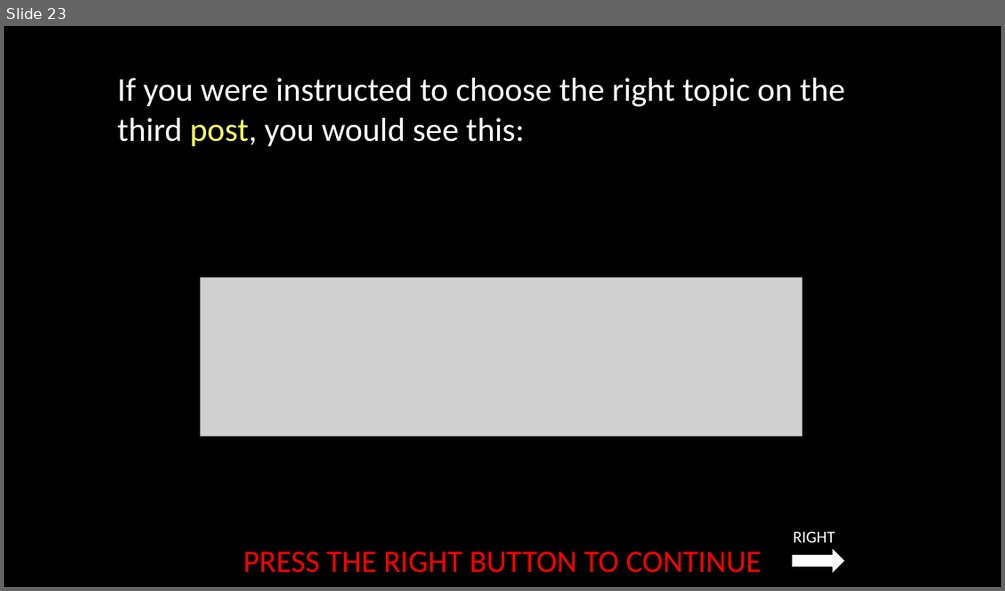
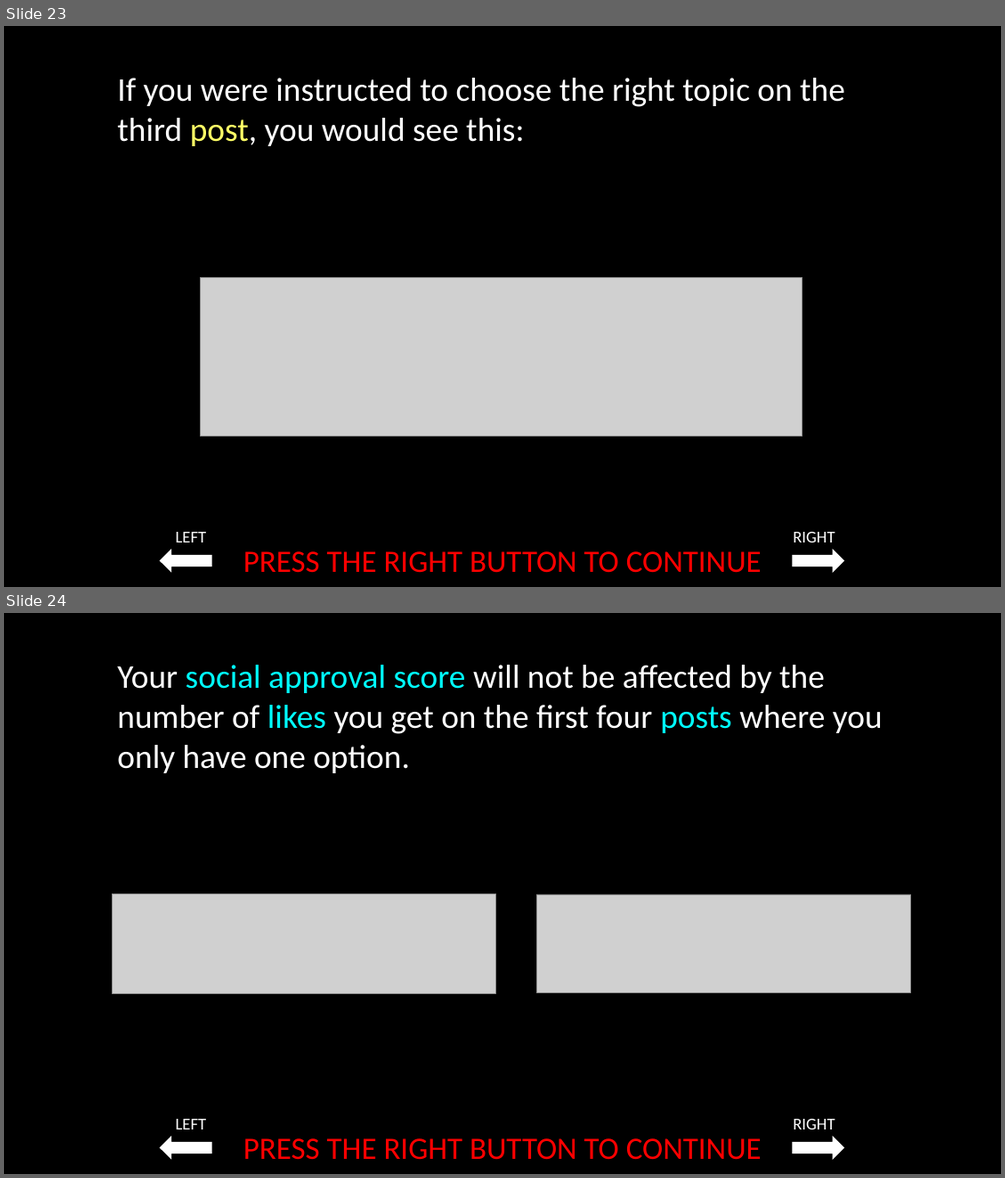
Before and after one commit to laureate-institute-for-brain-research/StimToolOnline, a slide deck: public/js/tasks/social_media/media/Social_media_task_instructions_06_29_2022.pptx. Shown one above the other, each under a label of ours: slide 23 before the commit, slides 23 and 24 after it. The pictures are 1005x591 and 1005x1178 pixels, drawn with LibreOffice and Linux fonts; fonts in the diff are those of the drawing; grey boxes stand for pictures. Boxes give left, top, right and bottom in pixels: in the first picture for what was removed or moved away, otherwise in the second. Text is boxed around its words. In the diff, an @@ line names an element or a change of style, - is before the commit and + after.

Commit message:
social approval score fixed

```diff
--- a/public/js/tasks/social_media/media/Social_media_task_instructions_06_29_2022.pptx
+++ b/public/js/tasks/social_media/media/Social_media_task_instructions_06_29_2022.pptx
@@ slide 24 added at (4, 613, 1001, 1174), background #000000 @@
@@ text added at (117, 665, 882, 773), 32 pt, text #FFFFFF @@
+Your social approval score will not be affected by the number of likes you get on the first four posts where you only have one option.
@@ picture added at (113, 893, 496, 994) @@
@@ picture added at (536, 894, 911, 992) @@
@@ text added at (176, 1119, 207, 1129), 16 pt, text #FFFFFF @@
+LEFT
@@ text added at (793, 1119, 834, 1129), 16 pt, text #FFFFFF @@
+RIGHT
@@ right arrow added at (160, 1135, 212, 1159), fill #FFFFFF @@
@@ text added at (243, 1138, 761, 1159), 30 pt, text #FF0000 @@
+PRESS THE RIGHT BUTTON TO CONTINUE
@@ right arrow added at (793, 1135, 844, 1159), fill #FFFFFF @@
@@ slide 23 changed as well @@
@@ text added at (176, 532, 207, 542), 16 pt, text #FFFFFF @@
+LEFT
@@ right arrow added at (160, 548, 212, 572), fill #FFFFFF @@
```
Also in this commit, not shown: 27 other slides changed, 4 other files.
